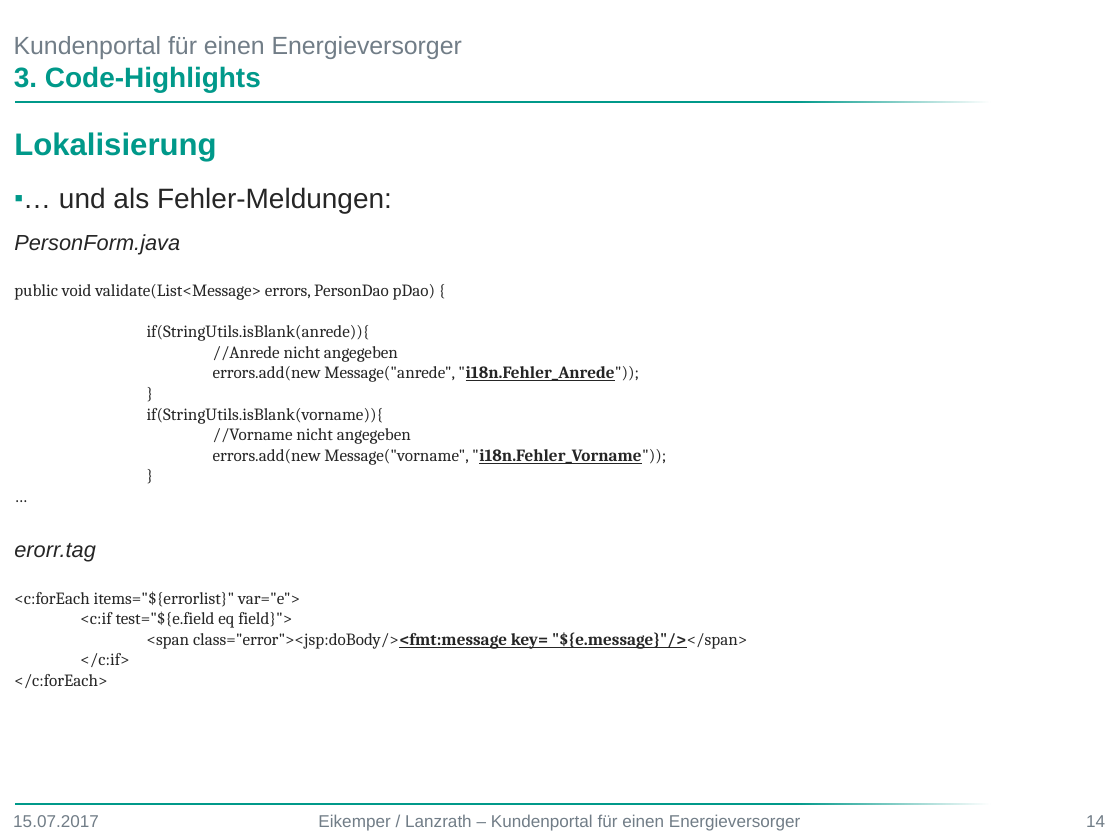
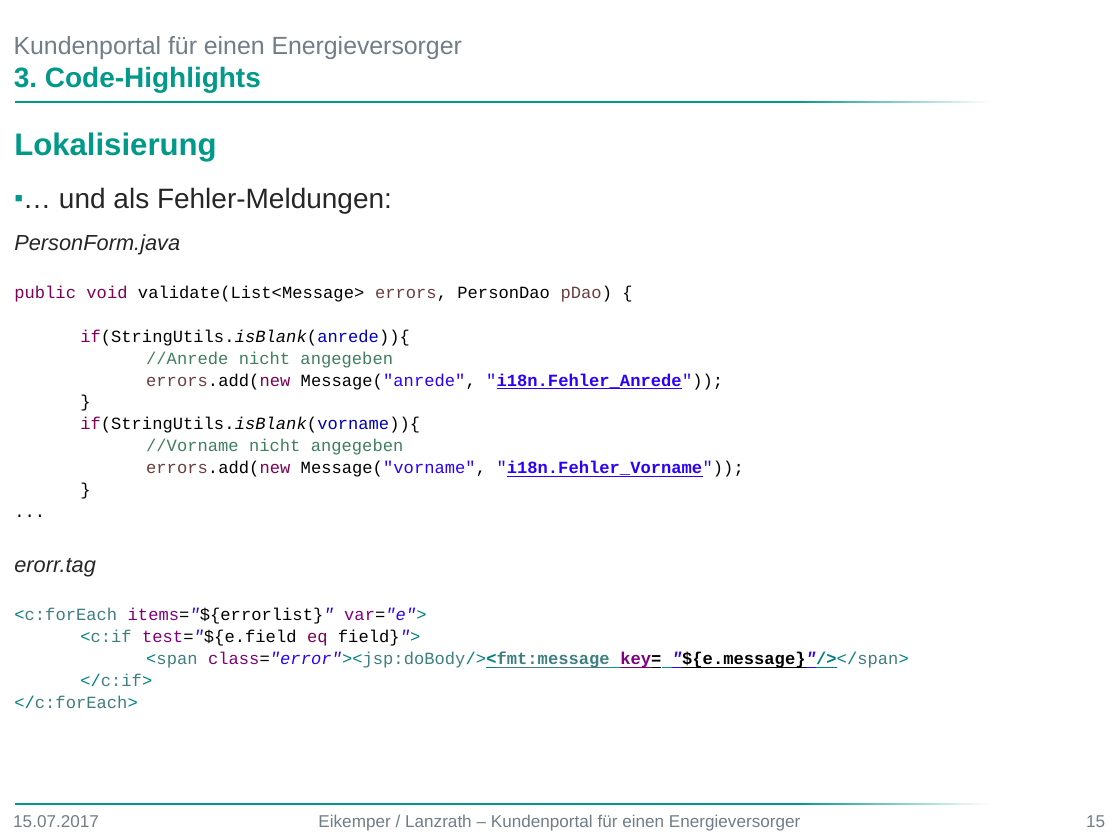
Before and after one commit to DerMagsTa/Kundenportal, a slide deck: slide 15 of Präsentation Web Programmierung.pptx (slide 14 before the commit). Drawn at 1120x840 pixels with LibreOffice and Linux fonts; fonts in the diff are those of the drawing; background and template pictures are left out. Boxes give left, top, right and bottom in pixels: in the first picture for what was removed or moved away, otherwise in the second. Text is boxed around its words. In the diff, an @@ line names an element or a change of style, - is before the commit and + after.

```diff
--- a/Präsentation Web Programmierung.pptx
+++ b/Präsentation Web Programmierung.pptx
@@ text at bbox=[14, 132, 909, 709]: text changed; font Cambria to Courier New; text colour #262626 to #000000 @@
-…
+...
@@ text at bbox=[14, 285, 909, 709]: font Cambria to Courier New in "public void validate(List<Message> errors, PersonDao pDao) {", "if(StringUtils.isBlank(anrede)){", "//Anrede nicht angegeben", "errors.add(new Message("anrede", "i18n.Fehler_Anrede"));" and 10 more places; text colour #262626 to #7F0055 in "public void", "if(StringUtils.isBlank(anrede)){", "errors.add(new", "if(StringUtils.isBlank(vorname)){" and 2 more places; text colour #262626 to #000000 in "validate(List<Message> errors, PersonDao pDao) {", "if(StringUtils.isBlank(anrede)){", "errors.add(new Message("anrede", "i18n.Fehler_Anrede"));", "}" and 6 more places; text colour #262626 to #6A3E3E in "errors, pDao)", "errors.add(new", "errors.add(new"; text colour #262626 to #0000C0 in "if(StringUtils.isBlank(anrede)){", "if(StringUtils.isBlank(vorname)){"; italic on in "if(StringUtils.isBlank(anrede)){", "if(StringUtils.isBlank(vorname)){", "items="${errorlist}" var="e">", "test="${e.field field}">" and 1 more places; text colour #262626 to #3F7F5F in "//Anrede nicht angegeben", "//Vorname nicht angegeben"; text colour #262626 to #2A00FF in "Message("anrede", "i18n.Fehler_Anrede"));", "Message("vorname", "i18n.Fehler_Vorname"));", "items="${errorlist}" var="e">", "test="${e.field field}">" and 1 more places; text colour #262626 to #008080 in "<c:forEach var="e">", "<c:if field}">", "<span class="error"><jsp:doBody/><fmt:message "${e.message}" ...", "</c:if>" and 1 more places; text colour #262626 to #3F7F7F in "<c:forEach", "<c:if", "<span class="error"><jsp:doBody/><fmt:message "${e.message}" ...", "</c:if>" and 1 more places; text colour #262626 to #7F007F in "items="${errorlist}" var="e">", "test="${e.field", "class="error"><jsp:doBody/><fmt:message key="; line spacing 1 to 1.07 @@
@@ page number at bbox=[1086, 815, 1105, 827]: text changed @@
-14
+15
```
Also in this commit, not shown: 7 other slides changed, 2 slides added.
